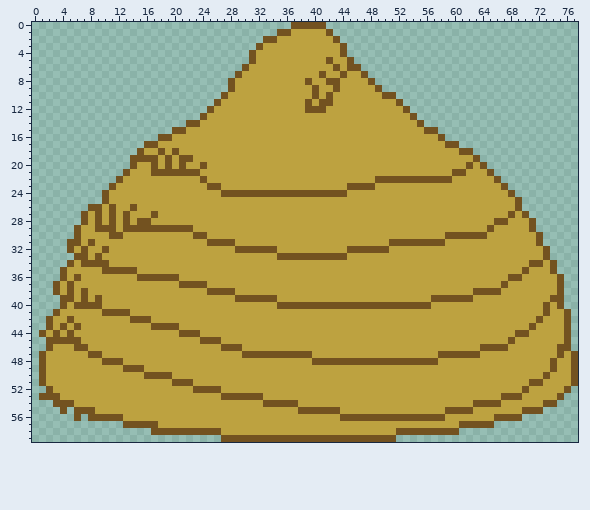
One commit to this pixel-art file: art/sprites/haypatch.aseprite. The picture above was drawn from the file before the commit.
78x60 pixels, 1 frame.
And afterwards:
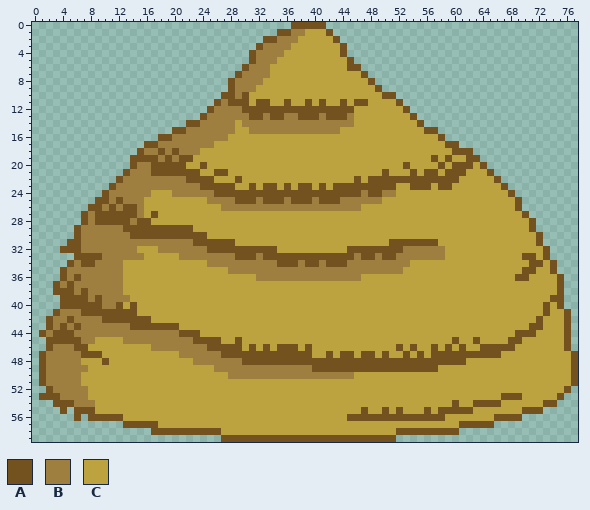
Palette (. is transparent): A #735220  B #9e7f40  C #bda240
What changed:
Changed rows in their new state; - is an unchanged pixel.
first column x 2:
 1 -----------------------------------BB-------------------------------------
 2 ---------------------------------BBB--------------------------------------
 3 -------------------------------BBBB---------------------------------------
 4 ------------------------------BBBB----------------------------------------
 5 ------------------------------BBB-------C---------------------------------
 6 -----------------------------BBB---------C--------------------------------
 7 ----------------------------BBBB-------C--C-------------------------------
 8 ---------------------------BBBB------C--CC--------------------------------
 9 ---------------------------BBB--------C--C--------------------------------
10 --------------------------ABA---------C-C---------------------------------
11 -------------------------BAAA-AA--A-----C-A-AA----------------------------
12 ------------------------BBBBAAAAAAAAA---AAAA------------------------------
13 -----------------------BBBBBBAABAABBAAABAAAB------------------------------
14 ----------------------BBBBB-BBBBBBBBBBBBBBBB------------------------------
15 --------------------BBBBBBB--BBBBBBBBBBBBB--------------------------------
16 ------------------BBBBBBBB------------------------------------------------
17 ----------------BBBBBBBB--------------------------------------------------
18 --------------BB-B-BBB------------------------------------A---------------
19 ----------------B-B------------------------------------A-A--A-------------
20 -------------BB-A-A--------------------------------A----A-AA--------------
21 ------------BBB---------AA----------------------A---A-AA-A----------------
22 -----------BBBBBBBBBAA-A---A----------------A-A-----------A---------------
23 ----------BBBBBBBBBBBBA--AA--A-AA-A-AA-A-AA----AAA--AAA-AA----------------
24 ---------BBBBBB---BBBBBBA------------------AABAABB------------------------
25 -------A-BABBB---------BBBBAAABAAABAAABAAABBBBBB--------------------------
26 --------B-BA-B-----------BBBBBBBBBBBBBBBBBBBB-----------------------------
27 ------B-A-A-AB----------------------------------------------------C-------
28 ------B-A-A-B---------------------------------------------------CC--------
29 -----BBBBBB----------------------------------------------------C----------
30 -----BBBBBBBAAAAAAAAA------------------------------------CCCCCC-----------
31 -----BBBBBBBBBBBBBBBBAA---------------------------------C-----------------
32 --A-ABBBBBBBB---BBBBBBBAAAA----------------------AABBBBBB-----------------
33 ------A-BBBBBB-----BBBBBBBBAAABAA----------ABAABAABBBBBBB-----------AA----
34 ----B--BBBB------------BBBBBBBBBBAAABAABAAABBBBBBBBB----------------------
35 ---BBBBBBBBCC-------------BBBBBBBBBBBBBBBBBBBBBBBBB------------------A----
36 ---B-BBBBBB--CCCCCC-----------BBBBBBBBBBBBBBB---------------------C-A-----
37 --B-BBBBBBB--------CCCC------------------------------------------C--------
38 --A-B-BBBBB------------CCCC----------------------------------CCCC---------
39 ----A-B-BBBB---------------CCCCCC----------------------CCCCCC-------------
40 ---A----BBA-A--------------------CCCCCCCCCCCCCCCCCCCCCC-------------------
41 --BBBAAA----A-------------------------------------------------------------
42 -BB-BBBBAAAA--------------------------------------------------------------
43 -B-B-BBBBBBBAAA-------------------------------------------------------A---
44 B-A-BBBBBBBBBBBBBBB--------------------------------------------------A----
45 -----BB----BBBBBBBBBBA-----A------------------------------A--A-----A------
46 -BBB-----------BBBBBBBBAA----A-A-AAA-A------------A-A--A-A-A------A------C
47 BBBBBA-------------BBBBBBAAA------------A-AA-AA-A--A-A-A------AAA--------C
48 BBBBB----CC----------BBBBBBBAAAAAAAAAA------------------AAAA------------C-
49 BBBBBB-----CCC----------BBBBBBBBBBBBBBAAAAAAAAAAAAAAAAAA----------------C-
50 BBBBB---------CCCC--------BBBBBBBBBBBBBBBBBB---------------------------C--
51 BBBBB-------------CCC------------------------------------------------CC---
52 -BBBBB---------------CCCC-------------------------------------------C-----
53 --BBBB-------------------CCCCCC-------------------------------------------
54 ----BBB------------------------CCCCC----------------------A---------------
55 ------------------------------------CCCCCC---A--A-A---A-A-----------------
56 ------------------------------------------C-------------------------------
